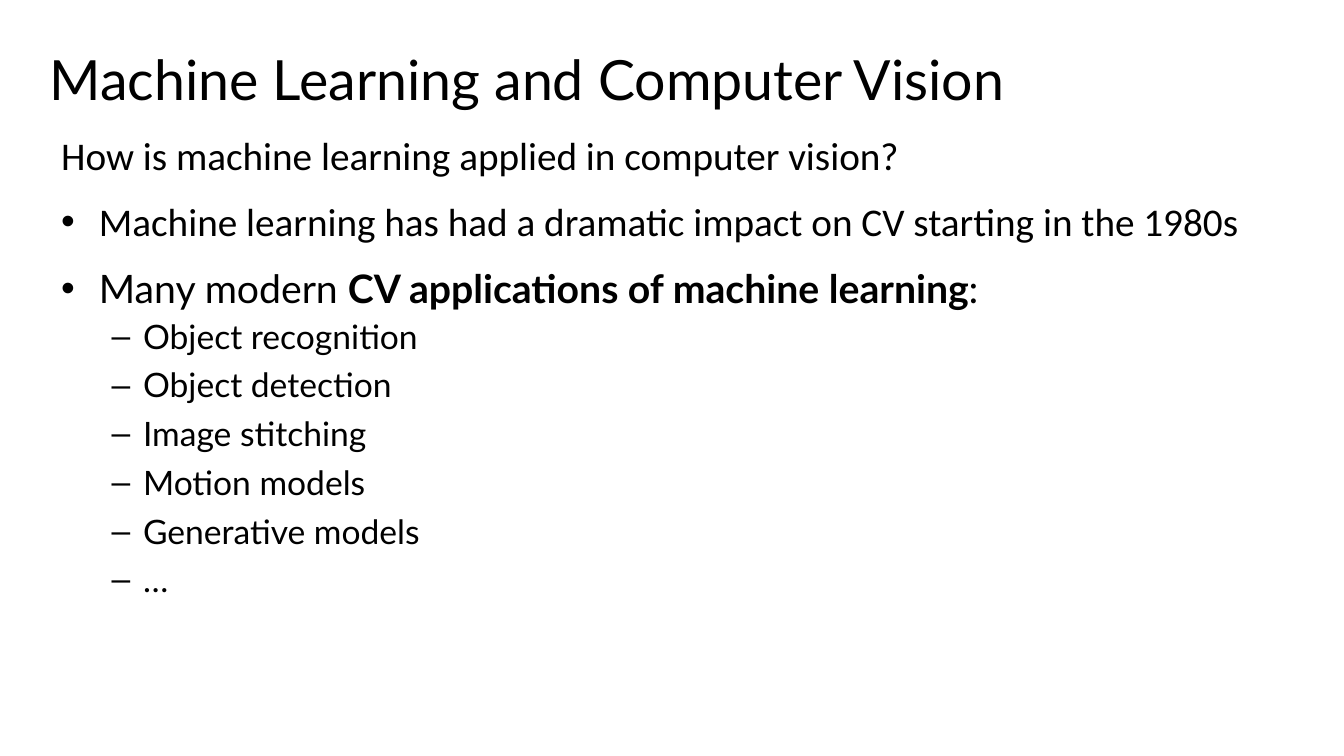
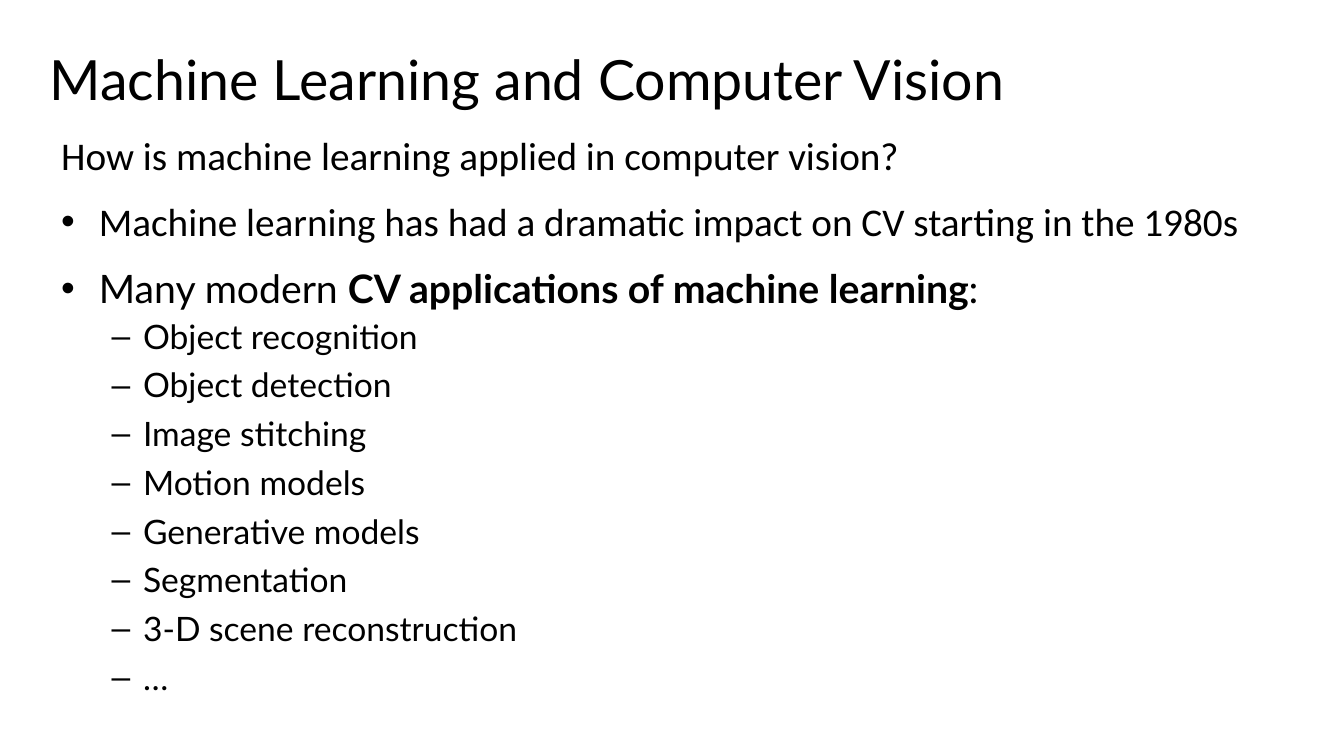
Before and after one commit to StephenElston/CSCI-E25, a slide deck: slide 2 of Slides/4_MachineLearningForCV.pptx. Drawn at 1344x756 pixels with LibreOffice and Linux fonts; fonts in the diff are those of the drawing. Boxes give left, top, right and bottom in pixels: in the first picture for what was removed or moved away, otherwise in the second. Text is boxed around its words. In the diff, an @@ line names an element or a change of style, - is before the commit and + after.

Commit message:
Updated and corrected slides

```diff
--- a/Slides/4_MachineLearningForCV.pptx
+++ b/Slides/4_MachineLearningForCV.pptx
@@ text at bbox=[143, 567, 517, 642]: paragraphs added @@
+  – Segmentation
+  – 3-D scene reconstruction
```
